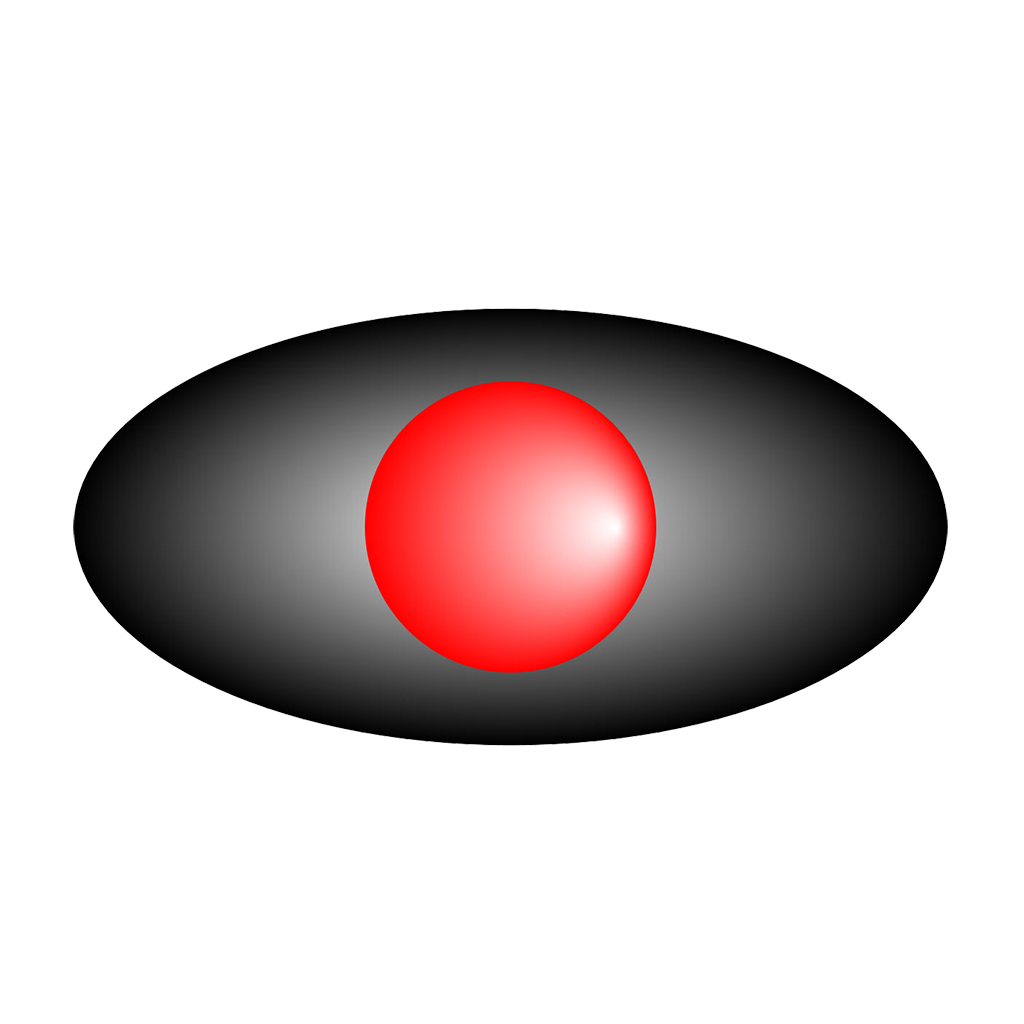
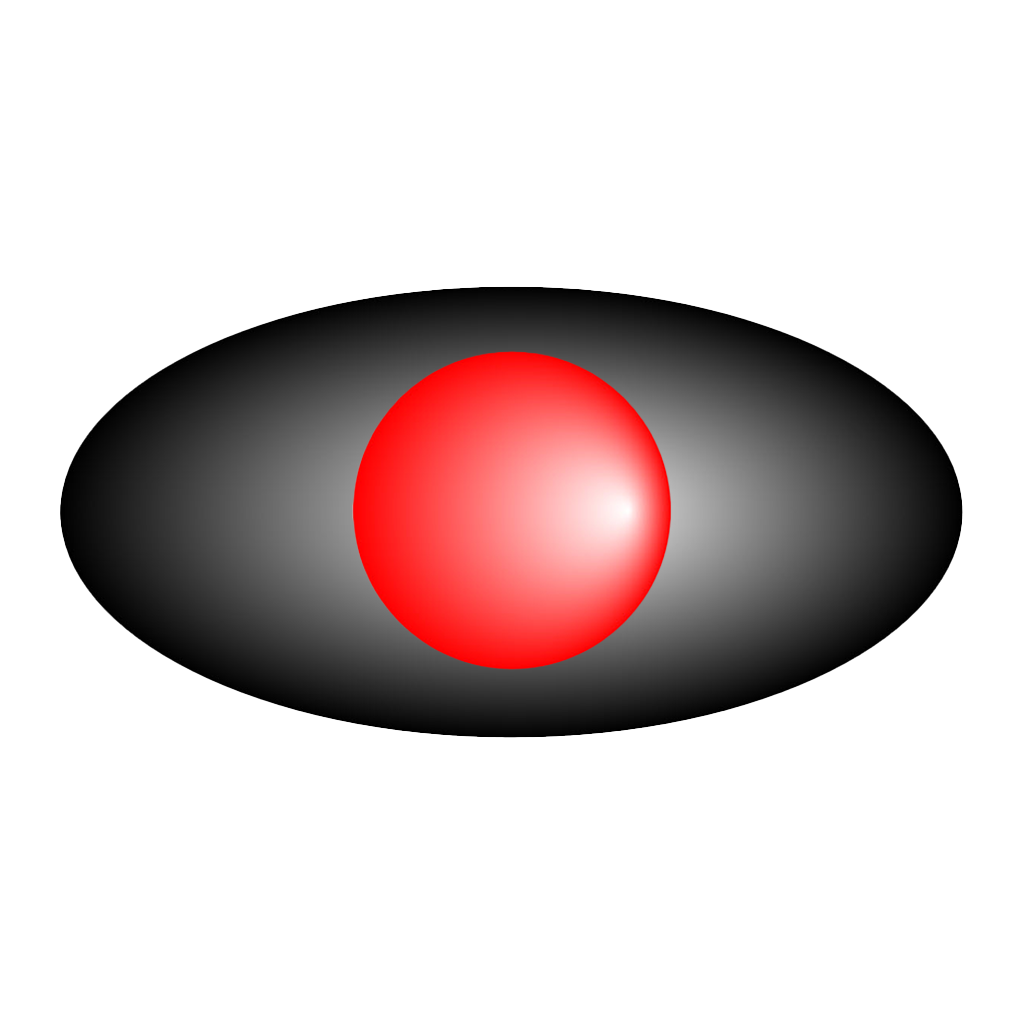
Before/after of a 1024 x 1024 layered artwork. What changed in the layer stack:
removed layer "Layer 0" (was color) over 73, 308, 948, 746
added layer "Eye" above "Background" over 352, 351, 672, 673
added layer "Background" over 60, 286, 963, 738
